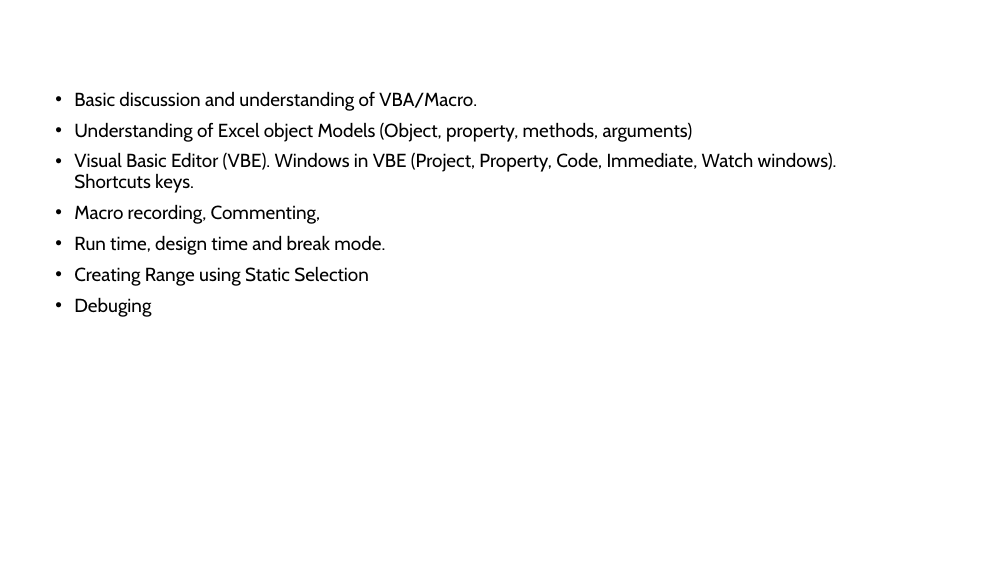
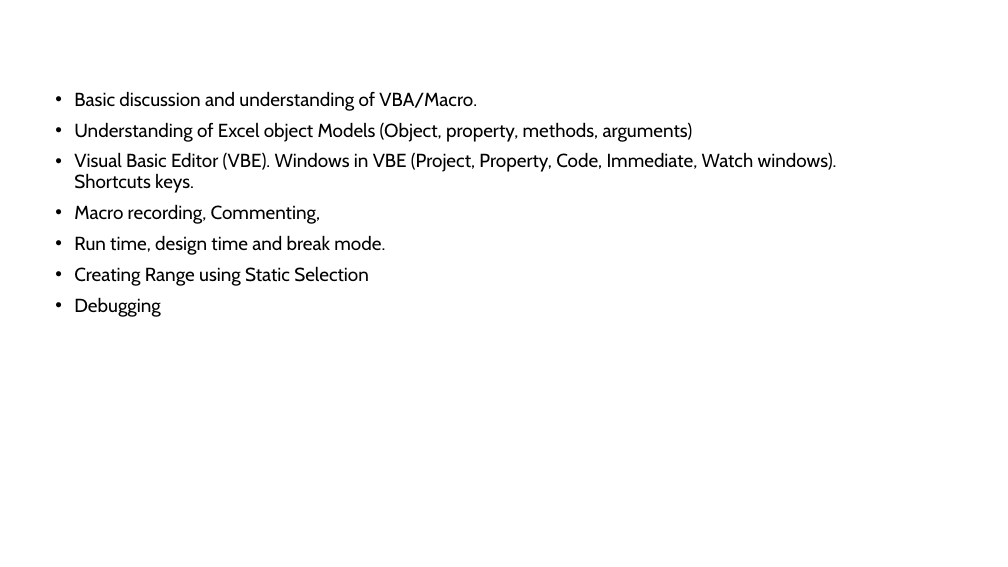
Before and after one commit to SHIVRAJSHINDE/XL, a slide deck: slide 3 of Vba/01 Introduction/Introduction to VBA.pptx. Drawn at 1008x567 pixels with LibreOffice and Linux fonts; fonts in the diff are those of the drawing. Boxes give left, top, right and bottom in pixels: in the first picture for what was removed or moved away, otherwise in the second. Text is boxed around its words. In the diff, an @@ line names an element or a change of style, - is before the commit and + after.

```diff
--- a/Vba/01 Introduction/Introduction to VBA.pptx
+++ b/Vba/01 Introduction/Introduction to VBA.pptx
@@ text at (x1=74, y1=297, x2=160, y2=317): text changed @@
-• Debuging
+• Debugging
```
Also in this commit, not shown: 15 other files.
